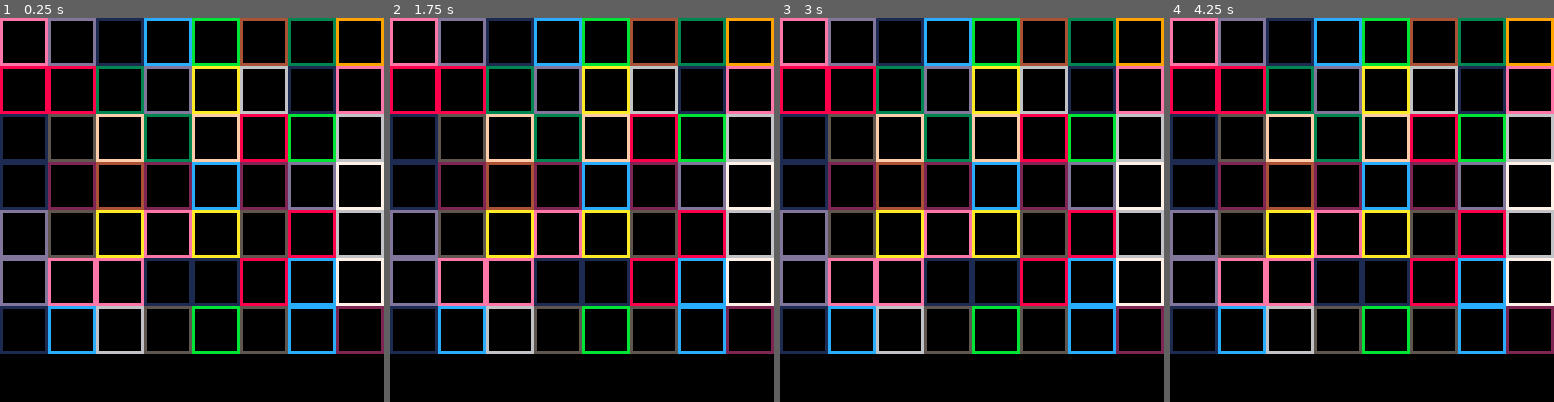
Above: before the commit, frames 1-4 (left to right).
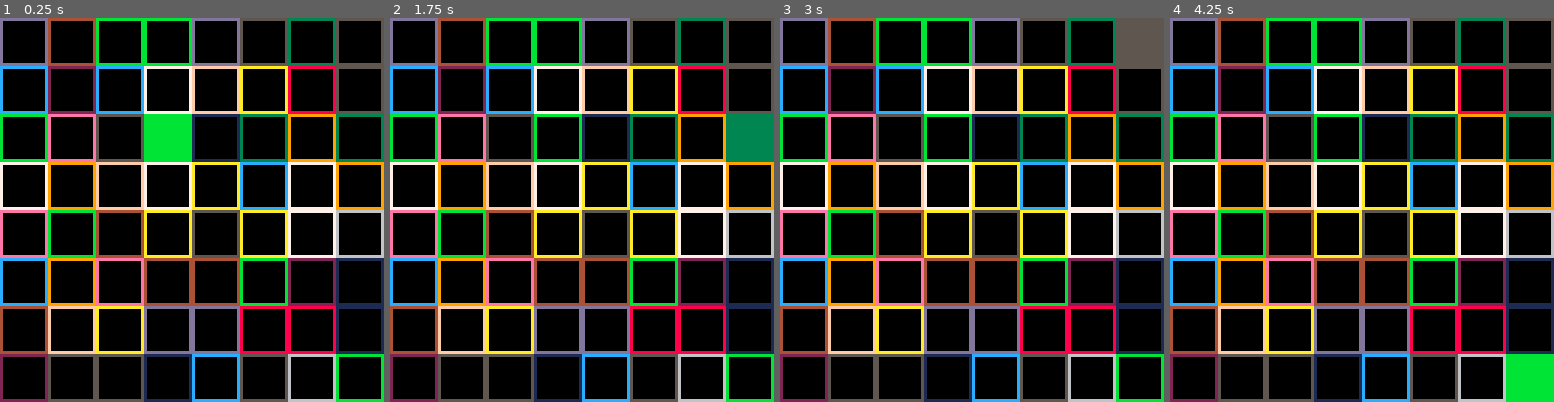
Above: after the commit, the same moments.

Repository: seanpackham/lost-and-found
Game: PICO-8 cartridge main.p8
The game is run twice, just before and just after one commit, with the same random seed, the same clock (stepped at 60 frames per second) and the same inputs.
Inputs:
- Up to frame 1 (0.25 s): no input
- Up to frame 2 (1.75 s): tap X (X key) at 0.33, 1.07 s; tap O (Z key) at 0.7, 1.7 s; hold Right from 1.6 s (still down)
- Up to frame 3 (3 s): tap X (X key) at 1.85, 2.97 s; release Right at 2.1 s; tap O (Z key) at 2.1, 2.5, 2.9 s; hold Up 2.15-2.42 s; hold Right from 2.47 s (still down)
- Up to frame 4 (4.25 s): release Right at 3.03 s; hold Left 3.08-3.58 s; tap O (Z key) at 3.3, 3.7, 4.1 s; hold Down 3.63-3.97 s; hold Right from 4.02 s (still down); tap X (X key) at 4.08 s

The runs differ from the first frame. In frame 1, 24% of the frame differs, in the area x 0-100%, y 0-100%; in frame 2, 24%; in frame 3, 24%; in frame 4, 24%.

Commit message:
Random world, draw tiles

Diff:
--- a/main.p8
+++ b/main.p8
@@ -2,13 +2,30 @@
 version 29
 __lua__
 
-world = {}
+local world = {}
+local c = {x=4, y=3}
+
+local items = {}
+
+items["coin"] = {
+	-- probability to spawn
+	-- for testing increase probability to spawn
+	p = 0.1
+}
+
+items[""] = {
+	p = 0.2
+}
+
 
 function _init()
 	for x=1,8 do
 		add(world, {})
-		for y=1,7 do
-			add(world[x], {c=rnd(15)+1})
+		for y=1,8 do
+			add(world[x], {
+
+				c=rnd(15)+1}
+			)
 		end
  end
 end
@@ -17,18 +34,32 @@
 function _update()
 	-- left
 	if (btn(0)) then
-
+		c.x = c.x-1
 	end
 	-- right
 	if (btn(1)) then
-
+		c.x = c.x+1
 	end
 	-- up
 	if (btn(2)) then
-
+		c.y = c.y-1
 	end
 	-- down
 	if (btn(3)) then
+		c.y = c.y+1
+	end
+
+	if c.x<1 then c.x=1 end
+	if c.x>8 then c.x=8 end
+	if c.y<1 then c.y=1 end
+	if c.y>8 then c.y=8 end
+
+	-- z
+	if (btn(4)) then
+
+	end
+	-- x
+	if (btn(5)) then
 
 	end
 end
@@ -37,12 +68,16 @@
 function _draw()
 	cls()
  for x=1,8 do
-		for y=1,7 do
+		for y=1,8 do
 			tx=x-1
 			ty=y-1
 			rect(tx*16,ty*16,tx*16+15,ty*16+15,world[x][y].c)
 		end
  end
+
+	cx = c.x-1
+	cy = c.y-1
+	rectfill(cx*16,cy*16,cx*16+15,cy*16+15,world[c.x][c.y].c)
 end
 
 __gfx__
